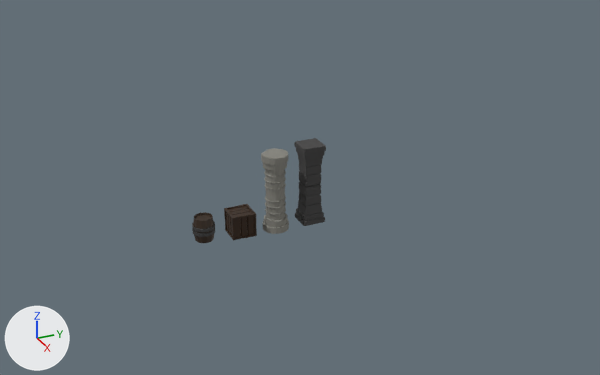
What one commit did to the Blender file ModularDungeon.blend.
Both versions are drawn from a 50 mm lens placed at (34.2, -15.9, 19.0), pointed at (-0.5, -0.3, 1.6). Lighting does not change. The marker at lower left points along +X, +Y and +Z.

Script lines for the objects in view, before the commit:
```python
me_cube = bpy.data.meshes.new('Cube')
me_cube.from_pydata(...)  # 269 vertices, 218 faces; spans x -0.58..0.58, y -0.58..0.58, z -1.99..2.13
me_cube.materials.append(mat_material_001)  # black #444343
me_cylinder_001 = bpy.data.meshes.new('Cylinder.001')
me_cylinder_001.from_pydata(...)  # 828 vertices, 750 faces; spans x -0.65..0.65, y -0.65..0.65, z -2.0..2.0
me_cylinder_001.materials.append(mat_material_002)  # grey #86857d
me_cylinder_002 = bpy.data.meshes.new('Cylinder.002')
me_cylinder_002.from_pydata(...)  # 255 vertices, 243 faces; spans x -0.558..0.561, y -0.558..0.558, z -0.6..0.6
# faces by material slot: [111, 132]
me_cylinder_002.materials.append(mat_material_004)  # brown #352619
me_cylinder_002.materials.append(mat_metalgray)  # dark grey #5b5b5b
ob_cylinder = bpy.data.objects.new('Cylinder', me_cylinder_002)
ob_cylinder.location = (-0.04, -5.57, 0.7)
ob_pillar1 = bpy.data.objects.new('Pillar1', me_cube)
ob_pillar1.location = (0.0, 0.0, 2.01)
ob_pillar2 = bpy.data.objects.new('Pillar2', me_cylinder_001)
ob_pillar2.location = (0.01, -1.87, 1.94)
# also in view: 'Crate' at (0.0, -3.7, 0.7)
```
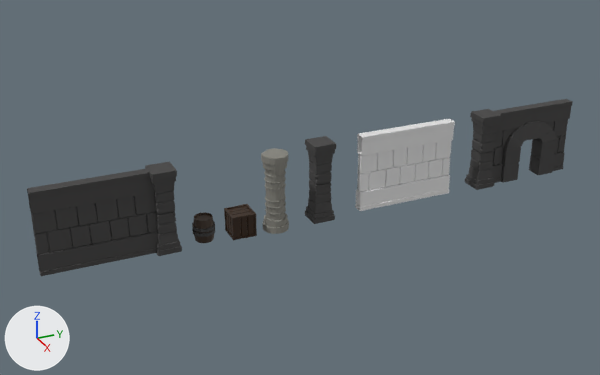
Commit message: Walls + Doorways
-Created Wall Module
-Created Doorframe Module

What changed in the scene script:
```text
Add me_plane_003:
    me_plane_003.from_pydata(...)  # 732 vertices, 504 faces; spans x -0.27..0.27, y -13.27..-7.83, z 0.04..4.13
Add me_cube_1:
    me_cube_1.from_pydata(...)  # 1011 vertices, 732 faces; spans x -0.58..0.58, y -5.82..0.58, z -1.99..2.15
    me_cube_1.materials.append(mat_material_001)  # black #444343
Add me_plane_005:
    me_plane_005.from_pydata(...)  # 1253 vertices, 924 faces; spans x -0.63..0.52, y -3.57..2.62, z -1.72..2.42
    me_plane_005.materials.append(mat_material_001)  # black #444343
Change ob_pillar1:
    ob_pillar1.location: (0.0, 0.0, 2.01) -> (0.0, 0.56, 2.01)
Add ob_wall:
    ob_wall = bpy.data.objects.new('Wall', me_plane_003)
    ob_wall.location = (0.0, 16.0, 0.0)
Add ob_pillarwall1:
    ob_pillarwall1 = bpy.data.objects.new('PillarWall1', me_cube_1)
    ob_pillarwall1.location = (0.0, -7.44, 2.01)
Add ob_doorframewall:
    ob_doorframewall = bpy.data.objects.new('DoorframeWall', me_plane_005)
    ob_doorframewall.location = (-0.02, 13.36, 1.74)
```

Where the change shows, as pixel boxes [x1, y1, x2, y2] in the pictures (600 x 375 px):
'PillarWall1', added (black)
    after: [27, 161, 182, 276]
'Wall', added
    after: [355, 119, 455, 211]
'DoorframeWall', added (black)
    after: [465, 99, 573, 190]
'Pillar1', moved
    before: [294, 138, 326, 226]
    after: [305, 136, 336, 224]
